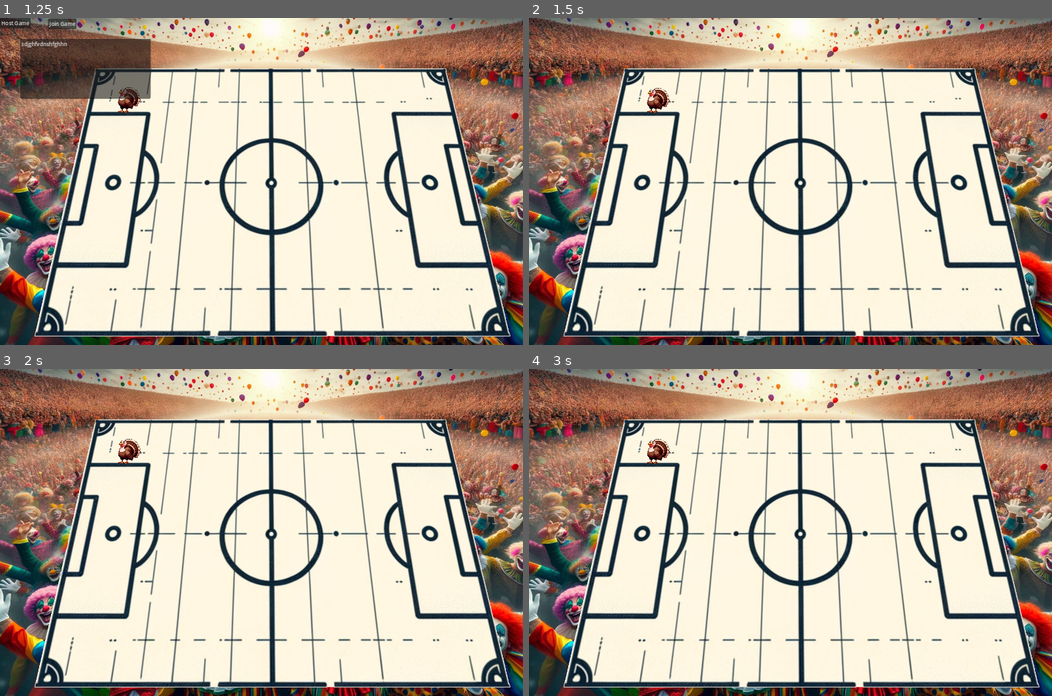
Above: before the commit, frames 1-4 (two rows, left to right).
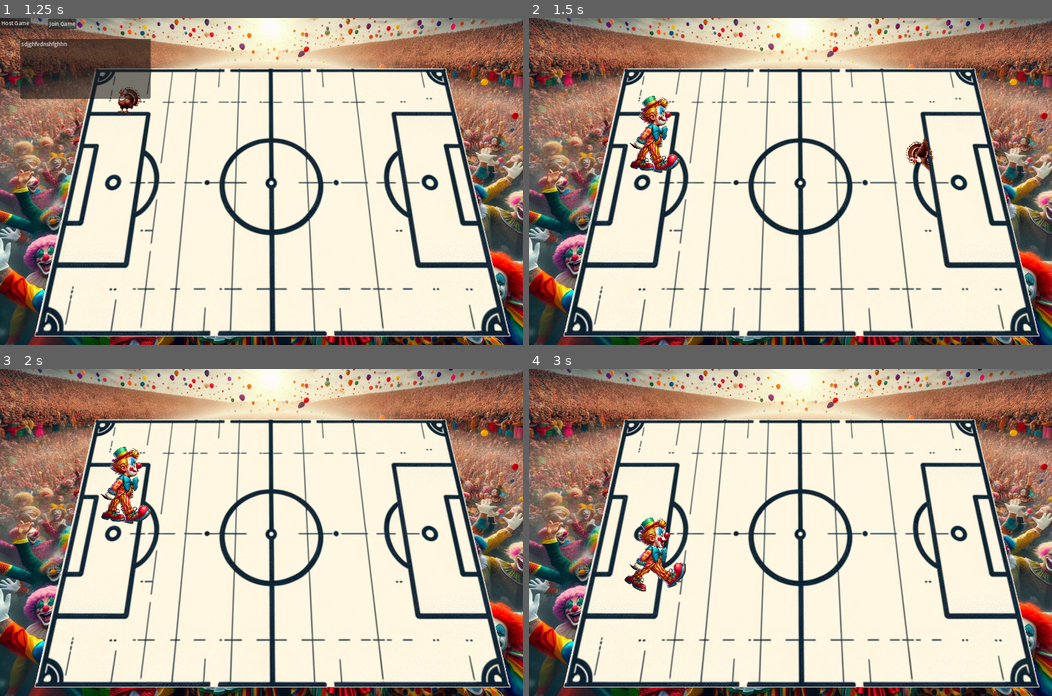
Above: after the commit, the same moments.

Repository: turkey-ball/turkey-ball
Game: Godot game, scene res://LukasZeugs/MP1/game.tscn
Two runs of this game, one before a commit and one after it. Both use one fixed random seed, a clock stepped at 60 frames per second and the inputs below. This scene is started directly instead of the project's main scene.
Inputs:
- Up to frame 1 (1.25 s): tap Enter at 0.5 s; hold Right (ui_right) from 0.53 s (still down)
- Up to frame 2 (1.5 s): release Right (ui_right) at 1.25 s; click "Host Game" at 1.25 s
- Up to frame 3 (2 s): no input
- Up to frame 4 (3 s): hold Down (ui_down) 2.03-2.78 s; hold Right (ui_right) from 2.78 s (still down)

Frame 1 is identical in both runs. In frame 2, 1.5% of the frame differs, in the area x 19-78%, y 21-48%; in frame 3, 1.3%; in frame 4, 1.4%.
Error before the commit: Parse Error: Function "_ready" has the same name as a previously declared function. (res://Scripts/player.gd:56)

Commit message:
Turkey update

Diff:
--- a/LukasZeugs/MP2/LKMPMenuTest.gd
+++ b/LukasZeugs/MP2/LKMPMenuTest.gd
@@ -15,6 +15,6 @@
 
 
 # Single Player Spiel starten??
-func _on_single_game_pressed():
-	load(res://game.tscn)
+#func _on_single_game_pressed():
+	#load(res://game.tscn)
 	# pass # Replace with function body.
--- a/LukasZeugs/MP2/arena.gd
+++ b/LukasZeugs/MP2/arena.gd
@@ -13,9 +13,9 @@
 
 
 func _on_goal_r_body_entered(body:Node2D):
-	if body.name == "Turkey":
+	if body.name == "Turkey" || body.name.contains("Turkey") || "Turkey" in body.name:
 		goal_hit.emit("right")
 
 func _on_goal_l_body_entered(body:Node2D):
-	if body.name == "Turkey":
+	if body.name == "Turkey" || body.name.contains("Turkey") || "Turkey" in body.name:
 		goal_hit.emit("left")
--- a/Scenes/player.tscn
+++ b/Scenes/player.tscn
@@ -158,13 +158,6 @@
 "name": &"walk",
 "speed": 15.0
 }]
-
-[sub_resource type="CircleShape2D" id="CircleShape2D_oqyve"]
-radius = 187.024
-
-[sub_resource type="CapsuleShape2D" id="CapsuleShape2D_u4cv8"]
-radius = 36.0134
-height = 176.102
 
 [sub_resource type="CircleShape2D" id="CircleShape2D_oqyve"]
 radius = 187.024
@@ -176,6 +169,10 @@
 properties/1/path = NodePath(".:rotation")
 properties/1/spawn = true
 properties/1/replication_mode = 1
+
+[sub_resource type="CapsuleShape2D" id="CapsuleShape2D_u4cv8"]
+radius = 36.0134
+height = 176.102
 
 [node name="Player" type="CharacterBody2D"]
 script = ExtResource("1_3yj7q")
@@ -202,7 +199,6 @@
 [node name="MultiplayerSynchronizer" type="MultiplayerSynchronizer" parent="."]
 replication_config = SubResource("SceneReplicationConfig_s4uwx")
 
-[connection signal="child_entered_tree" from="feet" to="." method="_on_feet_child_entered_tree"]
 [node name="feet_area" type="Area2D" parent="."]
 
 [node name="feet" type="CollisionShape2D" parent="feet_area"]
--- a/Scripts/arena.gd
+++ b/Scripts/arena.gd
@@ -9,9 +9,9 @@
 	$background_sound2.play()
 
 func _on_goal_r_body_entered(body:Node2D):
-	if body.name == "Turkey":
+	if body.name == "Turkey" || body.name.contains("Turkey") || "Turkey" in body.name:
 		goal_hit.emit("right")
 
 func _on_goal_l_body_entered(body:Node2D):
-	if body.name == "Turkey":
+	if body.name == "Turkey" || body.name.contains("Turkey") || "Turkey" in body.name:
 		goal_hit.emit("left")
--- a/Scripts/player.gd
+++ b/Scripts/player.gd
@@ -6,8 +6,6 @@
 func _init():
 	motion_mode = CharacterBody2D.MOTION_MODE_FLOATING
 
-func _ready():
-	$animation.play("laugh")
 # Von: Lukas
 func _enter_tree():
 	set_multiplayer_authority(name.to_int())
@@ -54,6 +52,7 @@
 ### Multiplayer ###
 @export var myplayerid:int
 func _ready():
+	$animation.play("laugh")
 	#get_node("AnimatedSprite2D").play("default")
 
 	# Problem "gelöst". So kann er die Spawnpunkte abfangen und setzen.
Not shown: 1 places in Scenes/turkey.tscn that only renumber resources
